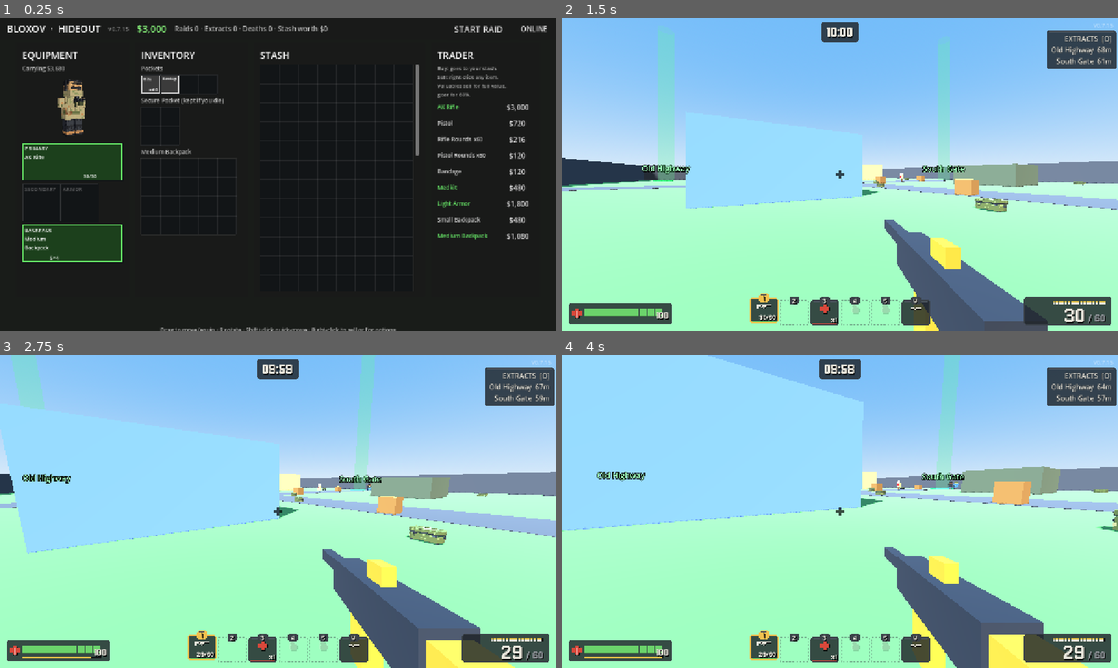
Above: before the commit, frames 1-4 (two rows, left to right).
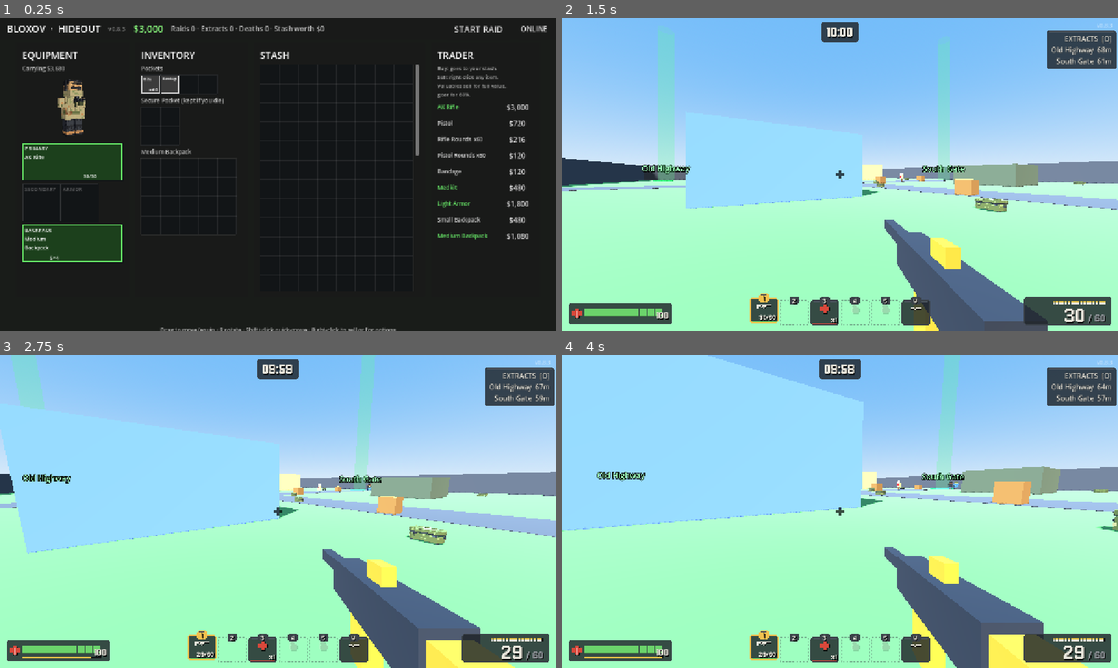
Above: after the commit, the same moments.

Repository: TavishHanda/Bloxov
Game: Godot game, scene res://scenes/hideout.tscn
Two runs of this game, one before a commit and one after it. Both use one fixed random seed, a clock stepped at 60 frames per second and the inputs below. Sound files missing from this copy of the repository are replaced by a short silence.
Inputs (mouse positions are in pixels of both pictures, inside the frame that each line leads up to):
- Up to frame 1 (0.25 s): no input
- Up to frame 2 (1.5 s): click "START RAID" at 0.5 s; click "PLAY" at 1.25 s
- Up to frame 3 (2.75 s): tap Enter at 2 s; move the mouse to (305, 511) at 2.02 s; hold W (move_forward) from 2.03 s (still down); hold H (heal) from 2.03 s (still down); click (305, 511) at 2.17 s; tap Space (jump) at 2.27 s
- Up to frame 4 (4 s): keep holding W (move_forward); move the mouse to (812, 511) at 2.77 s; release H (heal) at 2.78 s; right-click (812, 511) at 2.85 s; tap Space (jump) at 3.02 s; tap H (heal) at 3.05, 3.8 s; move the mouse to (851, 505) at 3.52 s; hold C (crouch) from 3.53 s (still down)

The runs differ from the first frame. In frame 1, 0.4% of the frame differs, in the area x 21-59%, y 2-5%; in frame 2, less than 0.1%; in frame 3, less than 0.1%; in frame 4, less than 0.1%.

Commit message:
v0.8.3: start the 0.8 phase (HUD & inventory): 0.7.12-0.7.15 renumbered to 0.8.0-0.8.3

Diff:
--- a/project.godot
+++ b/project.godot
@@ -12,7 +12,7 @@
 
 config/name="Bloxov"
 config/description="Blocky voxel extraction shooter."
-config/version="0.7.15"
+config/version="0.8.3"
 run/main_scene="res://scenes/hideout.tscn"
 config/features=PackedStringArray("4.5", "GL Compatibility")
 
--- a/scripts/ammo_hud.gd
+++ b/scripts/ammo_hud.gd
@@ -1,6 +1,6 @@
 class_name AmmoHUD
 extends Control
-## Bottom-right ammo (0.7.15): a plate with the magazine as a row of bullets (spent ones hollow), the loaded count
+## Bottom-right ammo (0.8.3): a plate with the magazine as a row of bullets (spent ones hollow), the loaded count
 ## big and the reserve small. Low on rounds = yellow, empty = red. Reloading refills the bullets across the reload.
 ## Unarmed: a small plate with the knife and "UNARMED".
 
--- a/scripts/crosshair_hud.gd
+++ b/scripts/crosshair_hud.gd
@@ -1,6 +1,6 @@
 class_name CrosshairHUD
 extends Control
-## Screen-center crosshair (0.7.15): four small pixel ticks and a dot, outlined so they show on any background.
+## Screen-center crosshair (0.8.3): four small pixel ticks and a dot, outlined so they show on any background.
 ## Hit marker: four little pixel stair-steps for 0.12 s (yellow and a bit bigger on a headshot). Subtle on purpose.
 
 var show_crosshair := true
--- a/scripts/health_hud.gd
+++ b/scripts/health_hud.gd
@@ -1,6 +1,6 @@
 class_name HealthHUD
 extends Control
-## Bottom-left health (0.7.15): a plate with a red cross, 10 blocks of 10 HP each (green / yellow / red), and the
+## Bottom-left health (0.8.3): a plate with a red cross, 10 blocks of 10 HP each (green / yellow / red), and the
 ## number. Taking damage chips blocks off (they flash, drop and fade) and shakes the plate; at 30 or less the
 ## cross and number pulse. Stamina is a thin bar under the blocks, only while it isn't full; hazard-striped when
 ## exhausted.
--- a/scripts/hotbar_hud.gd
+++ b/scripts/hotbar_hud.gd
@@ -1,6 +1,6 @@
 class_name HotbarHUD
 extends Control
-## Bottom-center hotbar (owner's layout, 0.7.13; look 0.7.15): 1 = primary, 2 = secondary, 3 = meds (all your heals;
+## Bottom-center hotbar (owner's layout, 0.8.1; look 0.8.3): 1 = primary, 2 = secondary, 3 = meds (all your heals;
 ## uses the best fit), 4 and 5 = bound items (for later: grenades...), 6 = the knife (V).
 ## Each slot is a small plate with a stamped key tab, a pixel icon, a count, and a rarity stripe along the bottom.
 ## The gun in your hands rises and glows; switching shows its name for a moment. Empty slots are dashed ghosts;
--- a/scripts/hud.gd
+++ b/scripts/hud.gd
@@ -29,7 +29,7 @@
 
 var loot_ui: LootUI
 var end_screen: RaidEndScreen
-## The raid HUD's widgets (0.7.15 "Stenciled Field Kit" look, see HudStyle): health + stamina, ammo, hotbar, crosshair.
+## The raid HUD's widgets (0.8.3 "Stenciled Field Kit" look, see HudStyle): health + stamina, ammo, hotbar, crosshair.
 var hotbar: HotbarHUD
 var health_hud: HealthHUD
 var ammo_hud: AmmoHUD
@@ -133,7 +133,7 @@
 
 	_update_prompt()
 	_update_extract_info(delta)
-	# The inventory screen gets the whole view: only the raid timer stays (owner, 0.7.14).
+	# The inventory screen gets the whole view: only the raid timer stays (owner, 0.8.2).
 	for element: CanvasItem in [health_hud, ammo_hud, hotbar, crosshair]:
 		element.visible = not loot_ui.visible
 	if loot_ui.visible:
--- a/scripts/hud_style.gd
+++ b/scripts/hud_style.gd
@@ -1,6 +1,6 @@
 class_name HudStyle
 extends RefCounted
-## The raid HUD's look (0.7.15, "Stenciled Field Kit"): dark gunmetal plates with notched corners, a chunky
+## The raid HUD's look (0.8.3, "Stenciled Field Kit"): dark gunmetal plates with notched corners, a chunky
 ## stencil pixel font (Jersey 10, OFL) for numbers and short labels, and little pixel icons drawn on a grid.
 ## Matches the inventory screen's slate and slot colors. Used by the HUD widgets (health, ammo, hotbar...).
 
--- a/scripts/inventory.gd
+++ b/scripts/inventory.gd
@@ -3,7 +3,7 @@
 ## Everything the player carries:
 ##  - equipment slots: primary, secondary, armor, backpack (each holds one ItemStack or nothing)
 ##  - grids: pockets (always), the equipped backpack's grid, and the secure pocket (survives death)
-##  - hotbar: keys 3-6. Owner (0.7.13): 3 = meds (best-fitting heal, like H), 4 and 5 = bound items (future
+##  - hotbar: keys 3-6. Owner (0.8.1): 3 = meds (best-fitting heal, like H), 4 and 5 = bound items (future
 ##    grenades etc.), 6 = the knife (V). Only keys 4 and 5 hold bindings.
 
 signal changed
@@ -220,6 +220,6 @@
 		changed.emit()
 
 
-## Picked-up items that go on the hotbar by themselves. None do yet: heals all live on key 3 (owner, 0.7.13).
+## Picked-up items that go on the hotbar by themselves. None do yet: heals all live on key 3 (owner, 0.8.1).
 func auto_bind(_id: String) -> void:
 	pass
--- a/scripts/loot_ui.gd
+++ b/scripts/loot_ui.gd
@@ -3,7 +3,7 @@
 ## Inventory screen (Tab), and the container + inventory screen when you open loot (F).
 ## Also used in the hideout (no player): the "other side" is the stash instead of a container, items can be
 ## sold, and the hideout adds the trader as an extra column (add_column).
-## Columns (owner, 0.7.14): [gear: your character, equipment slots] [carried: pockets, secure pocket, backpack]
+## Columns (owner, 0.8.2): [gear: your character, equipment slots] [carried: pockets, secure pocket, backpack]
 ## [the container you're looting, or the stash in the hideout] (+ [trader] in the hideout).
 ## Drag & drop items between grids and equipment slots, R rotates while dragging, Shift+click quick-moves,
 ## right-click for Use / Bind / Unbind / Equip / Unequip / Split / Put in (container or stash) / Drop / Sell.
--- a/tests/smoke_test.gd
+++ b/tests/smoke_test.gd
@@ -554,7 +554,7 @@
 	_check(hp_before - player.health.current == 6, "heavy armor takes 40%% off (10 -> %d)" % (hp_before - player.health.current))
 	_check(not inv.can_unequip("backpack") and inv.unequip("backpack") == null, "can't take off a backpack with stuff in it")
 	_check(inv.heal_count() == inv.count_of("bandage") + inv.count_of("medkit") and inv.heal_count() > 0 and not inv.hotbar.has("bandage"),
-		"picked-up heals count on hotbar key 3 (Meds) instead of binding one by one (owner, 0.7.13)")
+		"picked-up heals count on hotbar key 3 (Meds) instead of binding one by one (owner, 0.8.1)")
 
 
 func _section_loot_ui() -> void:
@@ -1251,7 +1251,7 @@
 	_check(dealt == 22, "armored Raider takes (and shows) 22 from an AK body shot (%d)" % dealt)
 	raider.queue_free()
 
-	# Hotbar (owner, 0.7.13): 1-2 guns, 3 = all your meds (best fit, like H), 4-5 bindable (later: grenades), 6 = knife.
+	# Hotbar (owner, 0.8.1): 1-2 guns, 3 = all your meds (best fit, like H), 4-5 bindable (later: grenades), 6 = knife.
 	inv.clear()
 	inv.add("bandage", 2)
 	inv.add("medkit", 1)
Not shown, changed: CHANGELOG.md
Not shown, changed: CLAUDE.md
Not shown, changed: docs/BACKLOG.md
Not shown, changed: docs/DESIGN_HANDOFF.md
Not shown, changed: docs/ROADMAP.md
